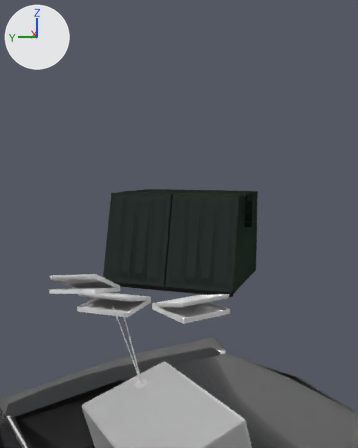
The Blender file 04-Shots/shotZimmer4.blend as it was, and as the next commit left it.
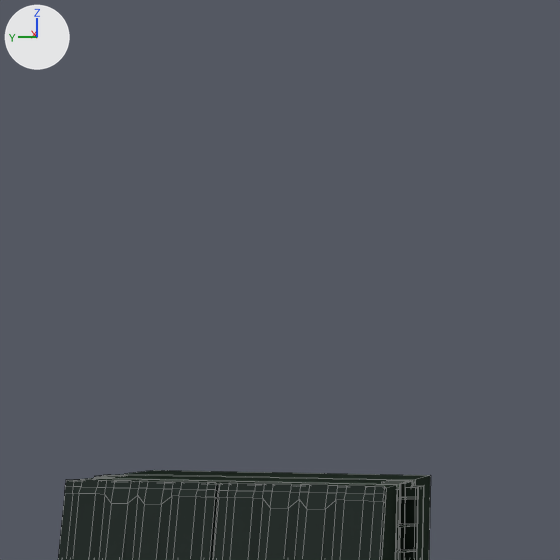
Old and new are each drawn from a 50 mm camera at (-3.486, 12.127, 2.404) aimed at (-1.883, 11.96, 2.207) and again close up on the part from 24% to 86% of the width and 0% to 50% of the height. Every picture has the same lights, and +X, +Y and +Z are marked at upper left. The close-ups show mesh edges as thin lines.

In view in the first close-up: 'Group.014'.
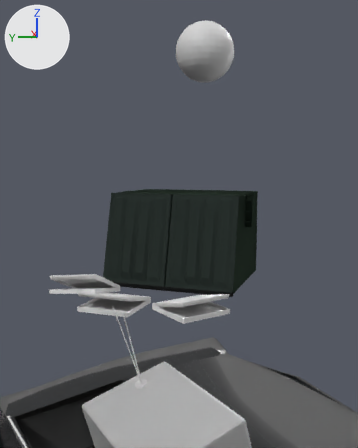
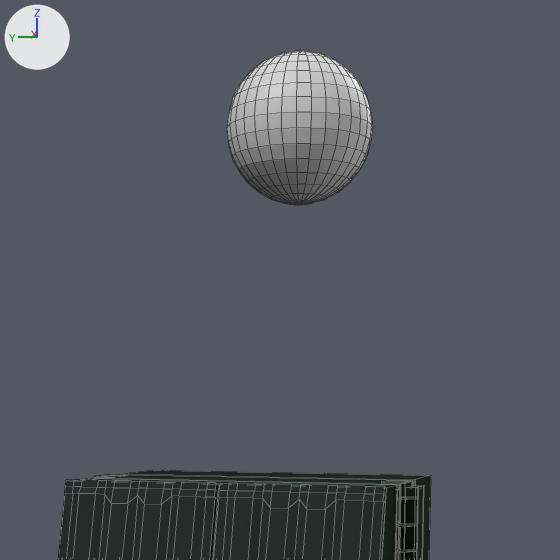
What changed in the scene script:
```text
Add me_sphere_002_1:
    me_sphere_002_1.from_pydata(...)  # a UV sphere (32 segments, 16 rings, poles along z) spanning x -1.0..1.0, y -1.0..1.0, z -1.0..1.0
Add ob_smoke:
    ob_smoke = bpy.data.objects.new('smoke', me_sphere_002_1)
    ob_smoke.location = (-1.824, 11.869, 2.764)
    ob_smoke.scale = (0.0954, 0.0954, 0.0954)
```

Pixel boxes [x1, y1, x2, y2] of what changed, in the close-ups (560 x 560 px):
'smoke', added: after [227, 51, 373, 205]
